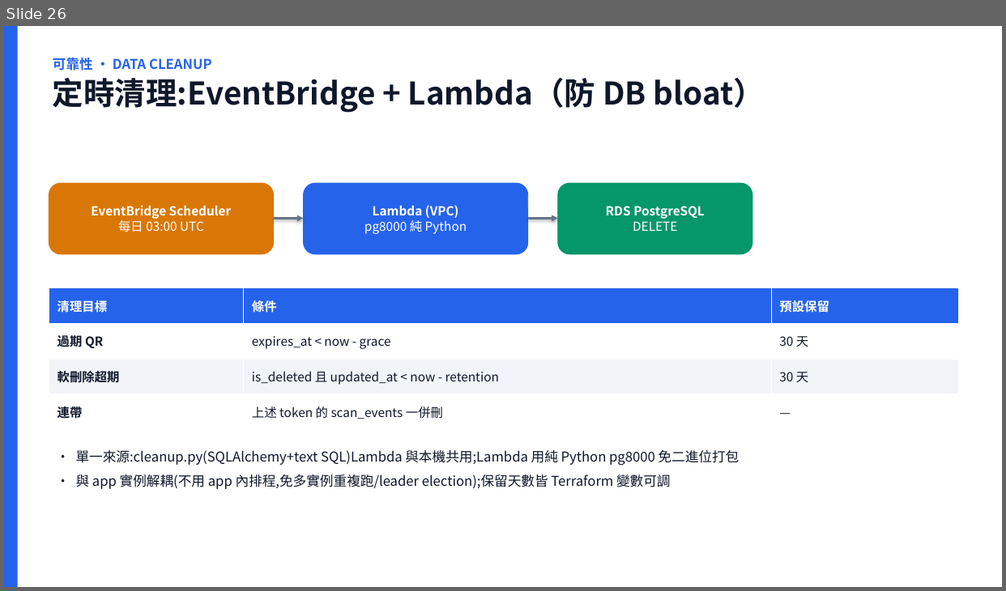
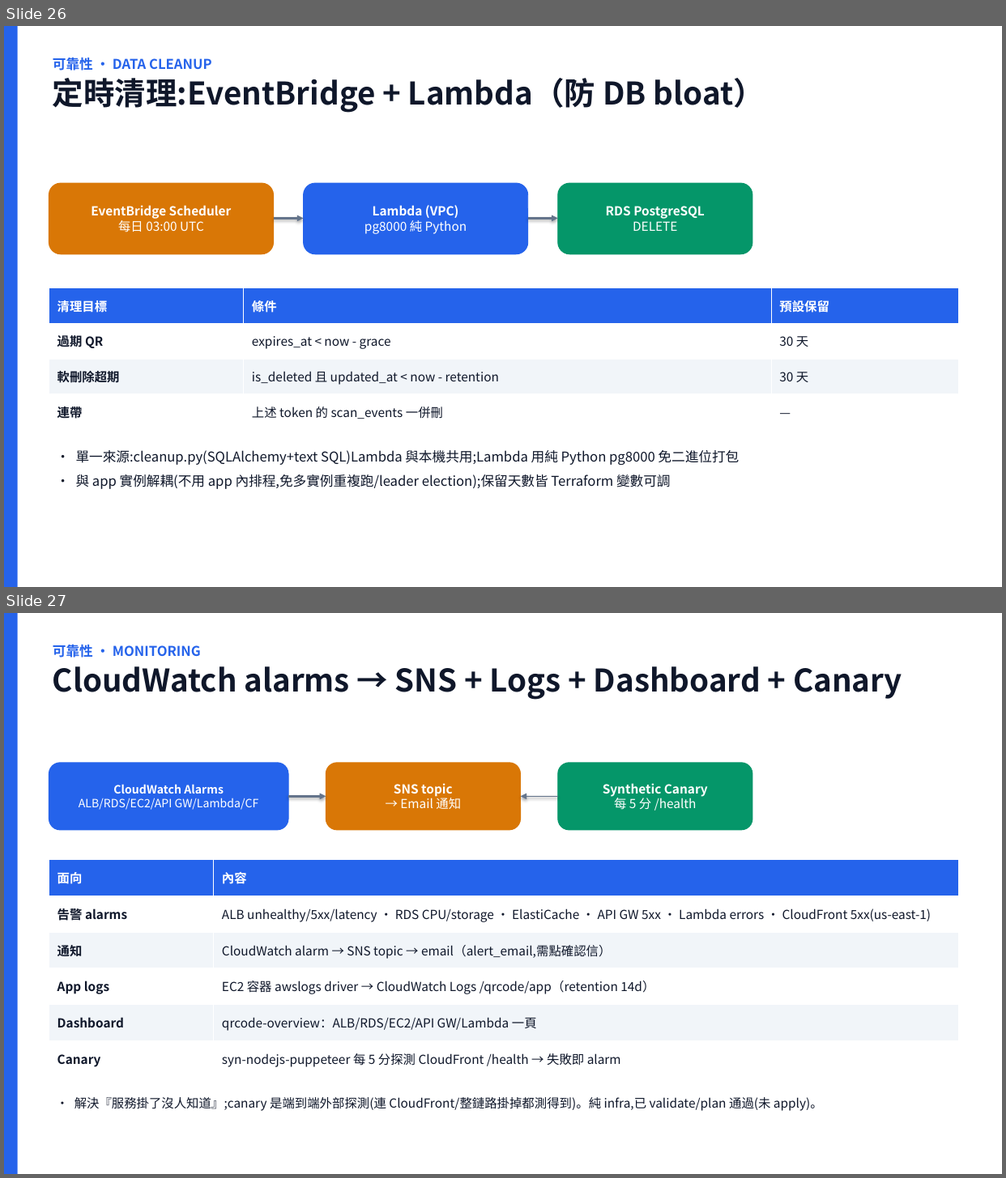
Before and after one commit to scolley31/system-design-demo, a slide deck: QR Code Generator/QR_Code_Generator.pptx. Shown one above the other, each under a label of ours: slide 26 before the commit, slides 26 and 27 after it. The pictures are 1006x591 and 1006x1178 pixels, drawn with LibreOffice and Linux fonts; fonts in the diff are those of the drawing. Boxes give left, top, right and bottom in pixels: in the first picture for what was removed or moved away, otherwise in the second. Text is boxed around its words. In the diff, an @@ line names an element or a change of style, - is before the commit and + after.

```diff
--- a/QR Code Generator/QR_Code_Generator.pptx
+++ b/QR Code Generator/QR_Code_Generator.pptx
@@ slide 27 added at [4,613,1002,1174], background #FFFFFF @@
@@ rectangle added at [4,613,18,1174], fill #2563EB @@
@@ text added at [53,645,902,700], 30 pt, text #0F172A, bold @@
+可靠性 · MONITORING
+CloudWatch alarms → SNS + Logs + Dashboard + Canary
@@ rounded rectangle added at [49,763,288,830], fill #2563EB, outline #2563EB 0.75 pt, 11 pt, text #FFFFFF @@
+CloudWatch Alarms
+ALB/RDS/EC2/API GW/Lambda/CF
@@ rounded rectangle added at [326,763,521,830], fill #D97706, outline #D97706 0.75 pt, 12 pt, text #FFFFFF, bold @@
+SNS topic
+→ Email 通知
@@ rounded rectangle added at [558,763,752,830], fill #059669, outline #059669 0.75 pt, 12 pt, text #FFFFFF, bold @@
+Synthetic Canary
+每 5 分 /health
@@ arrow added from (288, 796) to (326, 796), #64748B 1.75 pt @@
@@ arrow added from (558, 796) to (521, 796), #64748B 1.2 pt @@
@@ table added at [49,860,958,1077], 6 rows, 2 columns @@
+面向 | 內容
+告警 alarms | ALB unhealthy/5xx/latency · RDS CPU/storage · ElastiCache · API GW 5xx · Lambda errors · CloudFront 5xx(us-east-1)
+通知 | CloudWatch alarm → SNS topic → email（alert_email,需點確認信）
+App logs | EC2 容器 awslogs driver → CloudWatch Logs /qrcode/app（retention 14d）
+Dashboard | qrcode-overview：ALB/RDS/EC2/API GW/Lambda 一頁
+Canary | syn-nodejs-puppeteer 每 5 分探測 CloudFront /health → 失敗即 alarm
@@ text added at [74,1097,823,1111], 12 pt, text #0F172A @@
+• 解決『服務掛了沒人知道』;canary 是端到端外部探測(連 CloudFront/整鏈路掛掉都測得到)。純 infra,已 validate/plan 通過(未 apply)。
```
Also in this commit, not shown: 1 slide changed, 15 other files.
